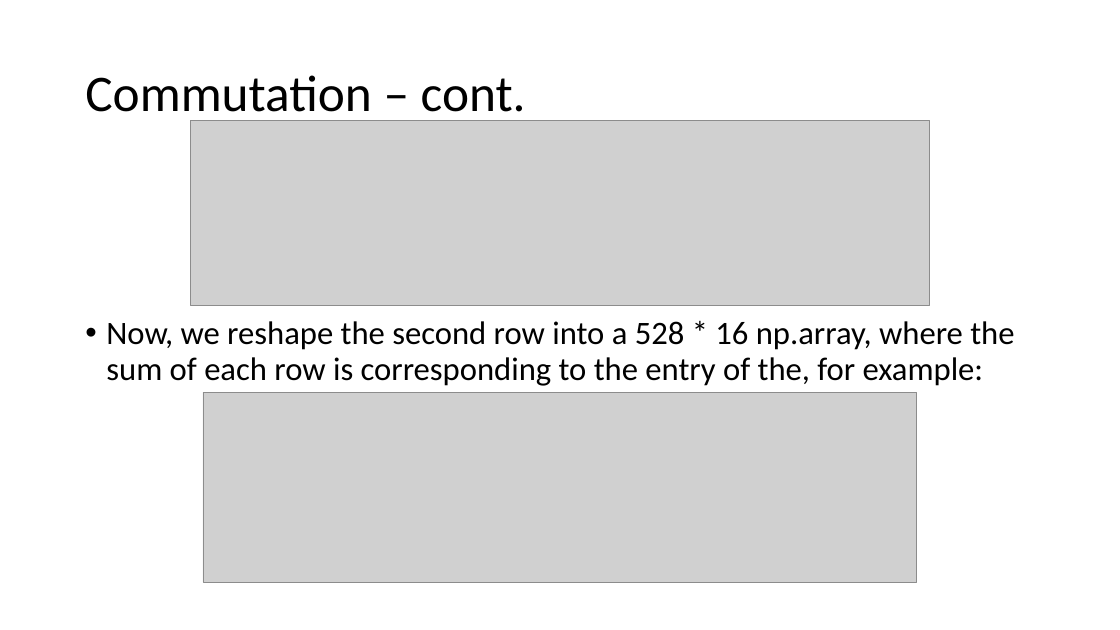
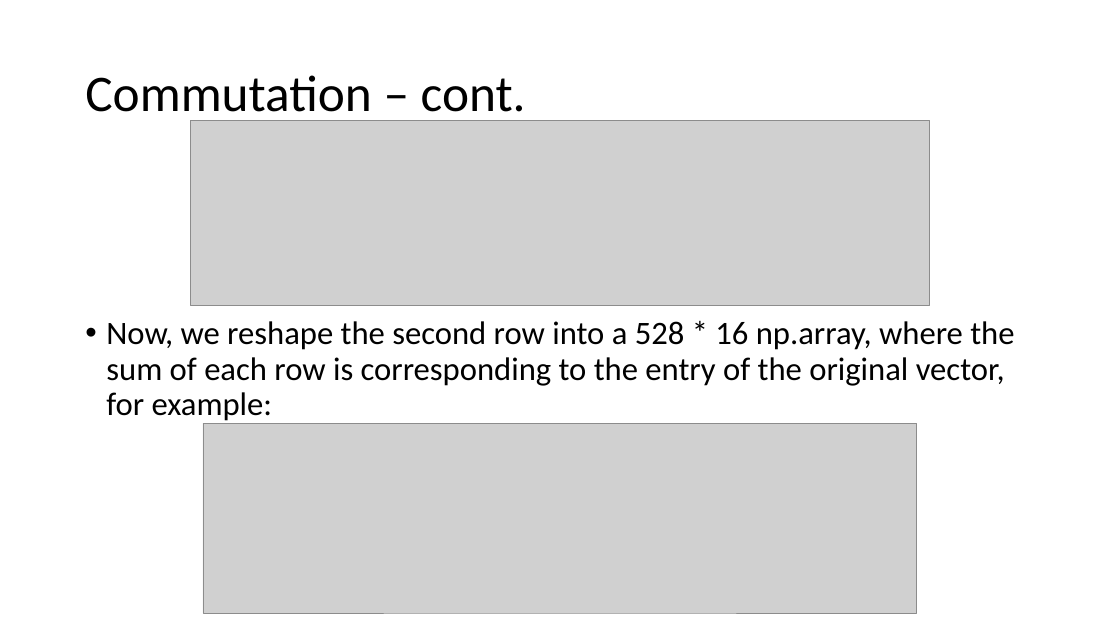
Before and after one commit to blairyeung/Commuting_TSF_SARS-Cov-2_model_master, a slide deck: slide 19 of SEIR model.pptx. Drawn at 1120x630 pixels with LibreOffice and Linux fonts; fonts in the diff are those of the drawing; grey boxes stand for pictures. Boxes give left, top, right and bottom in pixels: in the first picture for what was removed or moved away, otherwise in the second. Text is boxed around its words. In the diff, an @@ line names an element or a change of style, - is before the commit and + after.

```diff
--- a/SEIR model.pptx
+++ b/SEIR model.pptx
@@ text at box(106, 321, 1014, 421): text changed @@
-• Now, we reshape the second row into a 528 * 16 np.array, where the sum of each row is corresponding to the entry of the, for example:
+• Now, we reshape the second row into a 528 * 16 np.array, where the sum of each row is corresponding to the entry of the original vector, for example:
@@ picture: place and size @@
-picture at box(203, 392, 918, 582)
+picture at box(203, 423, 918, 613)
```
Also in this commit, not shown: 1 other slide changed, 9 other files.
